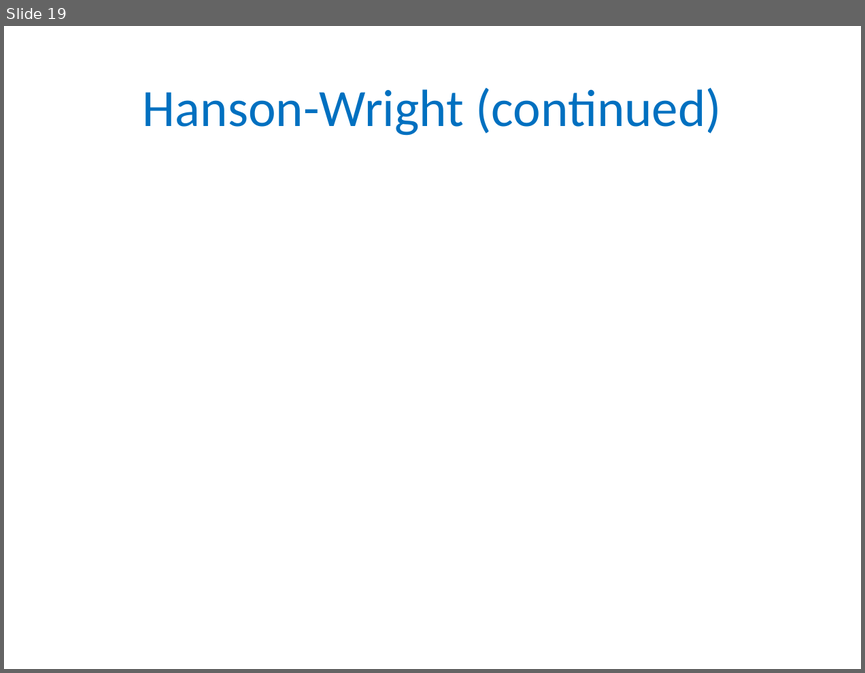
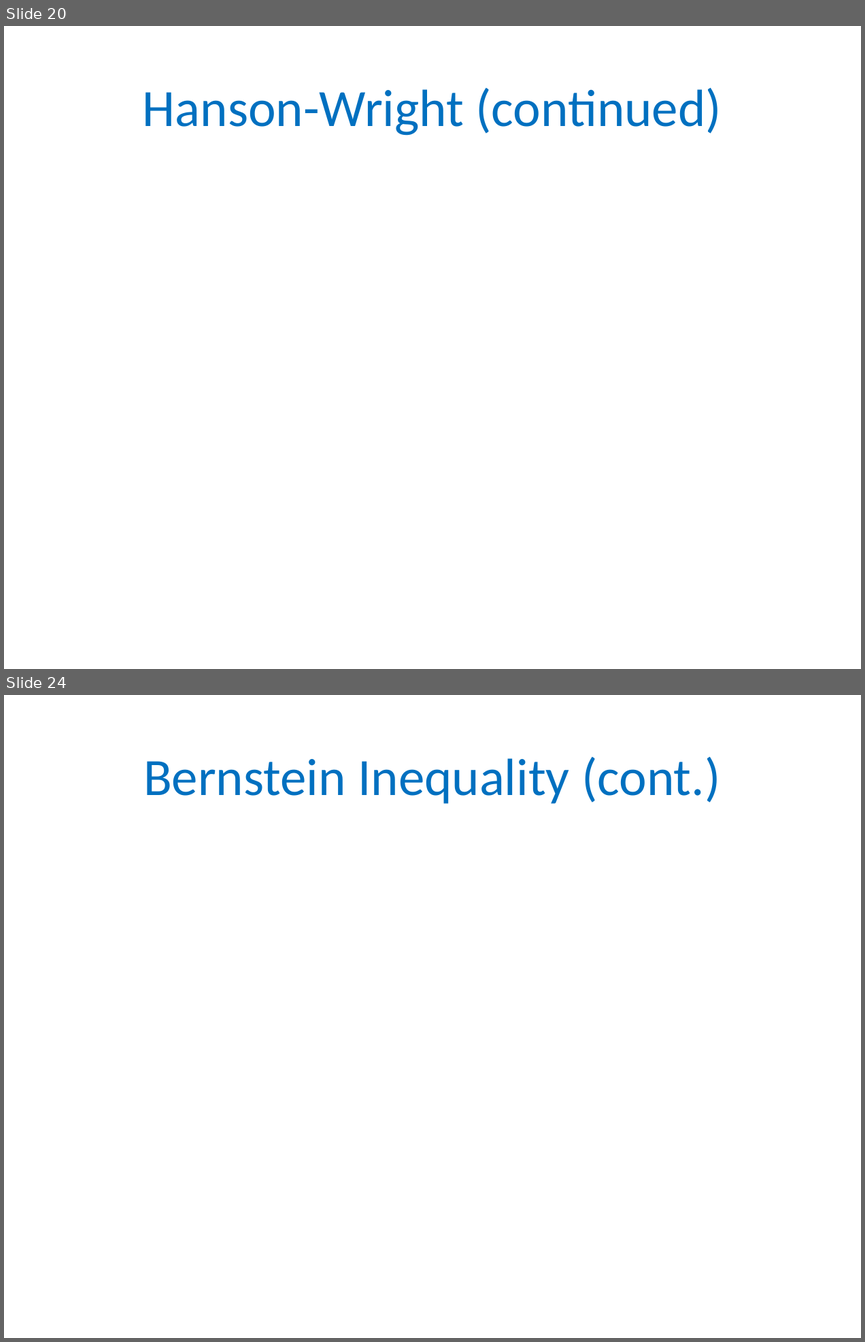
Before and after one commit to gyaroslavtsev/gyaroslavtsev.github.io, a slide deck: big-data/lecture05.pptx. Shown one above the other, each under a label of ours: slide 19 before the commit, slides 20 and 24 after it; the slides between them are not shown. The pictures are 865x673 and 865x1342 pixels, drawn with LibreOffice and Linux fonts; fonts in the diff are those of the drawing; grey boxes stand for pictures. Boxes give left, top, right and bottom in pixels: in the first picture for what was removed or moved away, otherwise in the second. Text is boxed around its words. In the diff, an @@ line names an element or a change of style, - is before the commit and + after.

```diff
--- a/big-data/lecture05.pptx
+++ b/big-data/lecture05.pptx
@@ slide 24 added at box(4, 695, 861, 1338), background #FFFFFF @@
@@ title added at box(143, 757, 720, 804), 44 pt, text #0070C0 @@
+Bernstein Inequality (cont.)
@@ what was slide 19 is now slide 20 @@
```
Also in this commit, not shown: 12 other slides added, 3 other files.
